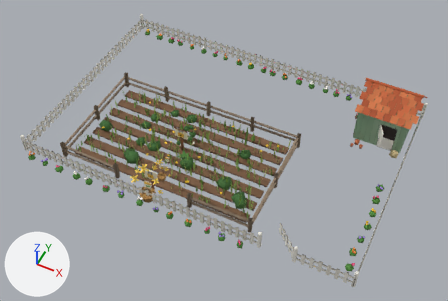
One commit to the glTF model 3d/models/garden3.glb: the scene before it, then after it.
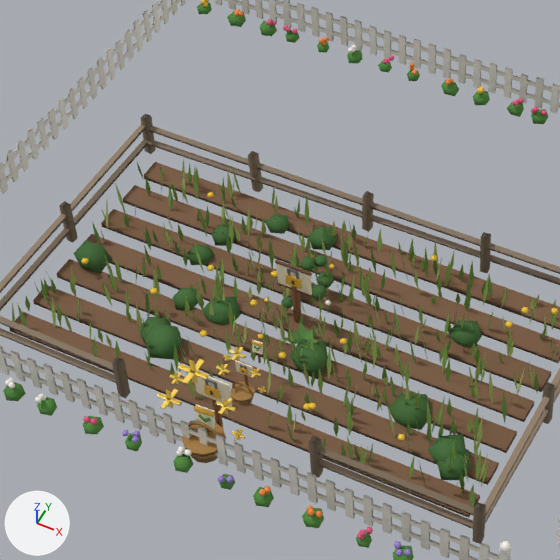
There are two pictures of each version: one whole from a camera (50 mm lens) standing at (5.08, -8.03, 10.59) and looking at (0.9, 0.31, 0.16), one close up on the part from 16% to 63% of the width and 10% to 79% of the height. Lighting does not change. The marker at lower left points along +X, +Y and +Z. The last two pictures show the newer version. Where no turn or scale is listed for an object, it has been applied to the vertices. Vertices at exactly the same position are counted once.

In view in the first close-up: 'field_ready', 'field_wild', 'garden_ready', 'garden_wild', 'garden_yard', 'lock_sign' and 2 more.
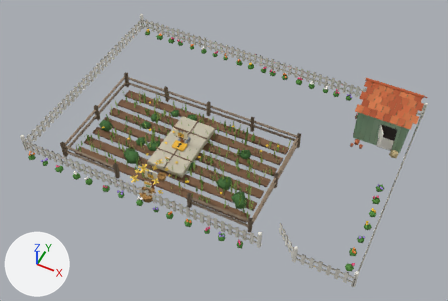
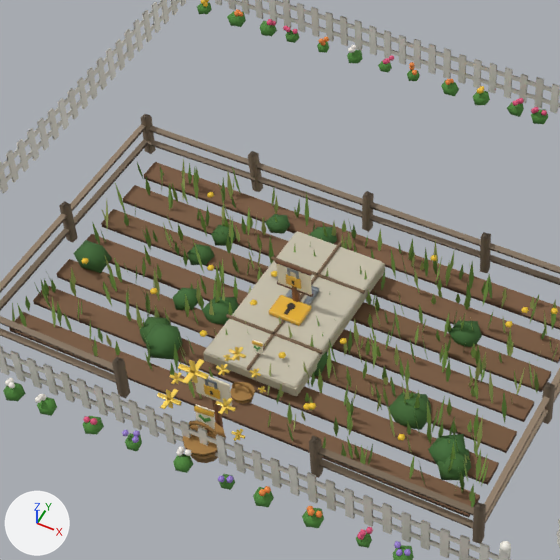
Diff of the bpy script that builds the scene:
```diff
--- a/3d/models/garden3.glb.py
+++ b/3d/models/garden3.glb.py
@@ me_garden_wild @@
 # used by ob_garden_wild; location = (0.003, -0.089, 0.226); scale = (0.0000239, 0.0000239, 0.0000239)
-me_garden_wild.from_pydata(...)  # 850 vertices, 728 faces; spans x -15242.0..15242.0, y -32767.0..32767.0, z -9433.0..9433.0
+me_garden_wild.from_pydata(...)  # 148 vertices, 252 faces; spans x -18431.0..18431.0, y -32767.0..32767.0, z -3830.0..3830.0
+# me_garden_wild part 1: a new loose piece, a box spanning x -18431.0..18431.0, y 14909.0..15810.0, z 1249.0..2150.0, in mat_matte
+# me_garden_wild part 2: a new loose piece, a box spanning x -18431.0..18431.0, y -15810.0..-14909.0, z 1249.0..2150.0, in mat_matte
+# me_garden_wild part 3: a new loose piece, a 10-sided cylinder along z spanning x -1363.0..1363.0, y -4710.0..-1843.0, z 3338.0..3830.0, in mat_matte
+# me_garden_wild part 4: a new loose piece, a box spanning x -451.0..451.0, y -32767.0..32767.0, z 1249.0..2150.0, in mat_matte
+# me_garden_wild part 5: a new loose piece, a box spanning x -4403.0..-2560.0, y 205.0..7168.0, z 1700.0..3338.0, in mat_metal
+# me_garden_wild part 6: a new loose piece, a box spanning x 2560.0..4403.0, y 205.0..7168.0, z 1700.0..3338.0, in mat_metal
+# me_garden_wild part 7: a new loose piece of 24 vertices spanning x -18022.0..18022.0, y -32357.0..32357.0, z -3830.0..266.0, in mat_matte
+# me_garden_wild part 8: a new loose piece of 24 vertices spanning x -17612.0..17612.0, y -31948.0..31948.0, z -553.0..1495.0, in mat_matte
+# me_garden_wild part 9: a new loose piece of 24 vertices spanning x -6144.0..6144.0, y -8601.0..410.0, z 1495.0..3543.0, in mat_gloss
+# me_garden_wild part 10: the loose piece of 31 vertices spanning x 2366.0..15208.0, y -12366.0..-1831.0, z -2325.0..1072.0 is deleted
+# me_garden_wild part 11: the loose piece of 24 vertices spanning x -3485.0..3205.0, y -32098.0..-31513.0, z 1229.0..6664.0 is deleted
+# me_garden_wild part 12: the loose piece of 12 vertices spanning x -8979.0..-3227.0, y 20027.0..25653.0, z -860.0..3607.0 is deleted
+# me_garden_wild part 13: the loose piece of 12 vertices spanning x -6259.0..-1361.0, y 1782.0..6334.0, z -1783.0..2002.0 is deleted
+# me_garden_wild part 14: the loose piece of 12 vertices spanning x -5310.0..-516.0, y 24296.0..29189.0, z -1303.0..2499.0 is deleted
+# me_garden_wild part 15: the loose piece of 12 vertices spanning x -402.0..6257.0, y 16698.0..23065.0, z -2588.0..2563.0 is deleted
+# me_garden_wild part 16: the loose piece of 12 vertices spanning x 946.0..6741.0, y 9463.0..15610.0, z -1429.0..3345.0 is deleted
+# me_garden_wild part 17: 534 vertices removed from x -15242.0..15242.0, y -24544.0..32767.0, z -2756.0..9433.0
+# other edits to the shape of me_garden_wild do not show in these pictures
 me_garden_wild.materials.append(mat_matte)
-me_garden_wild.materials.append(mat_satin)
 me_garden_wild.materials.append(mat_gloss)
@@ ob_garden_wild @@
 ob_garden_wild = bpy.data.objects.new('garden_wild', me_garden_wild)
-ob_garden_wild.location = (0.003, -0.089, 0.226)
-ob_garden_wild.scale = (0.0000239, 0.0000239, 0.0000239)
+ob_garden_wild.location = (0.0, 0.0, 0.224)
+ob_garden_wild.scale = (0.0000244, 0.0000244, 0.0000244)
```

What differs and where, as boxes [x1, y1, x2, y2] in the close-ups (560 x 560 px):
'garden_wild', reshaped, moved, rescaled (46% wider)
    before: [235, 227, 359, 386]
    after: [203, 231, 385, 396]
part 1 of me_garden_wild, added
    after: [271, 256, 365, 294]
part 2 of me_garden_wild, added
    after: [226, 314, 322, 354]
part 3 of me_garden_wild, added
    after: [287, 303, 295, 310]
part 4 of me_garden_wild, added
    after: [247, 242, 341, 370]
part 5 of me_garden_wild, added (mostly hidden)
    after: [285, 289, 292, 299]
part 6 of me_garden_wild, added
    after: [303, 290, 317, 305]
part 7 of me_garden_wild, added
    after: [203, 263, 385, 396]
part 8 of me_garden_wild, added
    after: [205, 231, 383, 388]
part 9 of me_garden_wild, added (orange)
    after: [269, 295, 312, 326]
part 10 of me_garden_wild, deleted
    before: [283, 322, 319, 348]
part 11 of me_garden_wild, deleted
    before: [235, 360, 253, 377]
part 12 of me_garden_wild, deleted
    before: [301, 256, 315, 271]
part 13 of me_garden_wild, deleted
    before: [281, 297, 293, 309]
part 14 of me_garden_wild, deleted
    before: [314, 255, 327, 266]
part 15 of me_garden_wild, deleted
    before: [316, 272, 334, 288]
part 16 of me_garden_wild, deleted
    before: [312, 285, 327, 299]
part 17 of me_garden_wild, deleted
    before: [236, 227, 359, 375]
